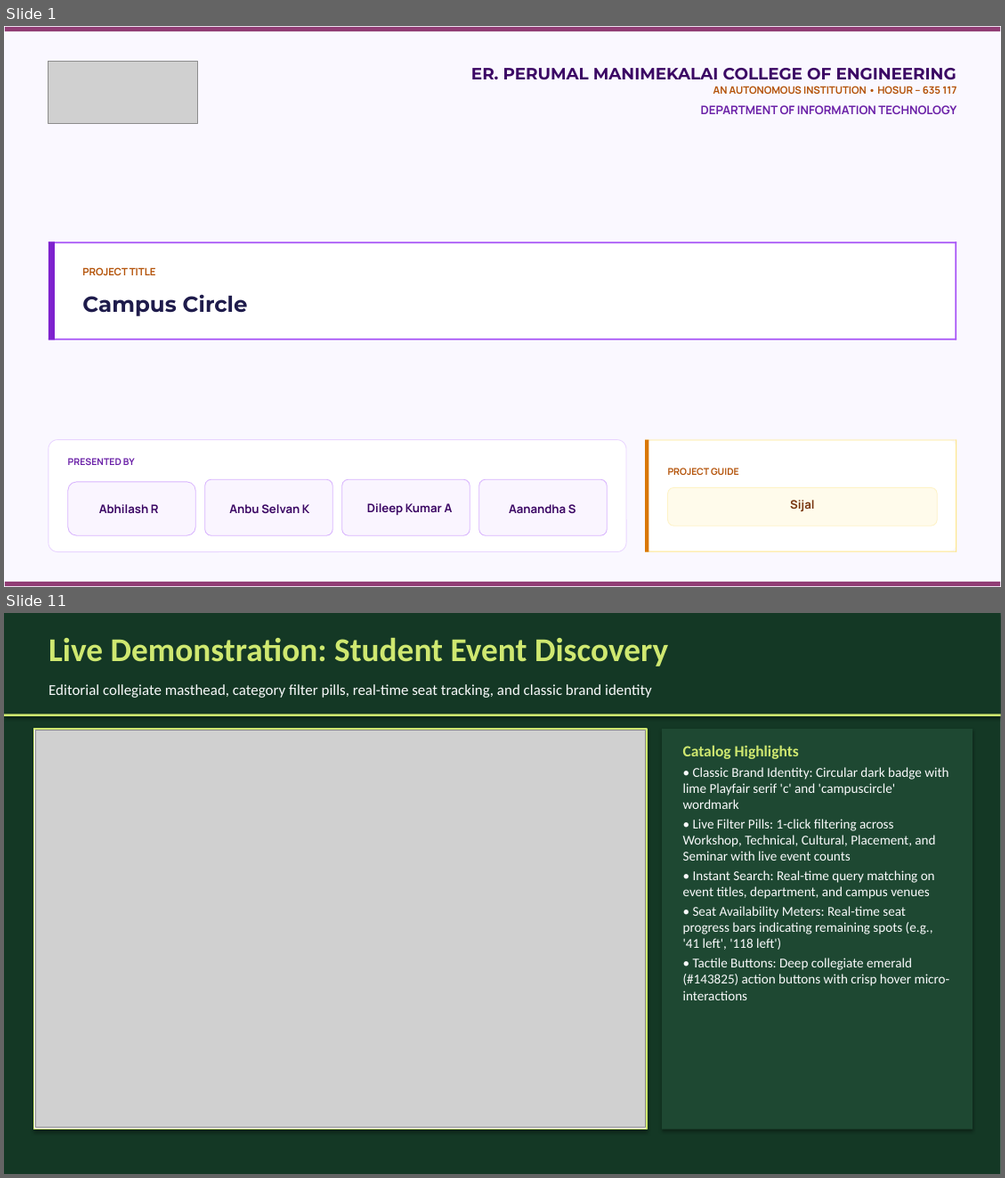
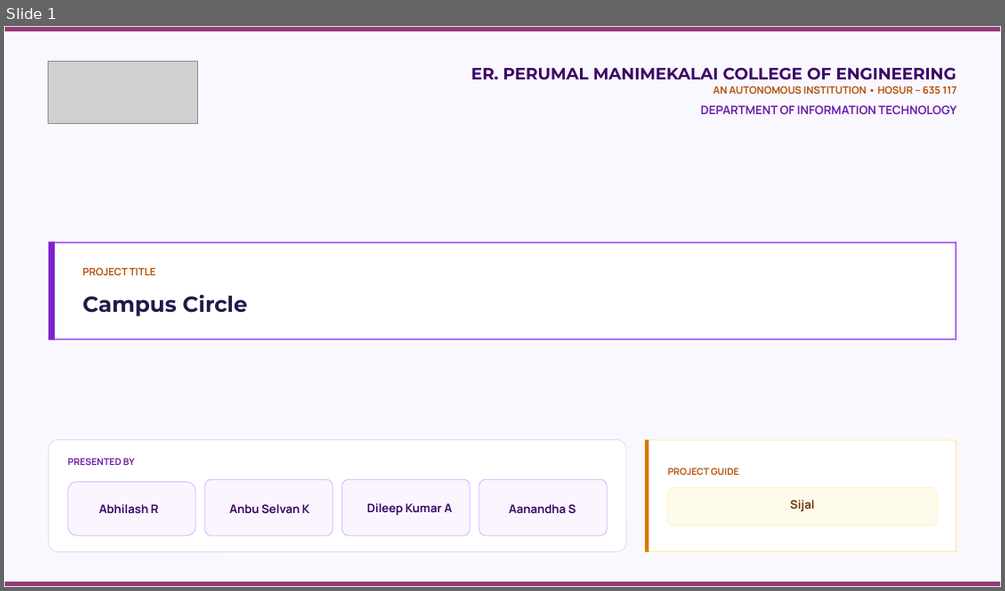
Before and after one commit to Abhi7Prajapathi/Events, a slide deck: CampusCircle_Presentation.pptx. Shown one above the other, each under a label of ours: slides 1 and 11 before the commit, slide 1 after it; the slides between them are not shown. The pictures are 1005x1178 and 1005x591 pixels, drawn with LibreOffice and Linux fonts; fonts in the diff are those of the drawing; grey boxes stand for pictures; background and template pictures are left out. Boxes give left, top, right and bottom in pixels: in the first picture for what was removed or moved away, otherwise in the second. Text is boxed around its words. In the diff, an @@ line names an element or a change of style, - is before the commit and + after.

Commit message:
docs: condense presentation into crisp 9-slide conference deck

```diff
--- a/CampusCircle_Presentation.pptx
+++ b/CampusCircle_Presentation.pptx
@@ slide 11 removed at [4, 613, 1001, 1174], background #FFFFFF @@
@@ rectangle removed at [4, 613, 1001, 1174] @@
@@ rectangle removed at [4, 613, 1001, 714] @@
@@ text removed at [48, 638, 668, 666] @@
-Live Demonstration: Student Event Discovery
@@ text removed at [48, 684, 652, 698] @@
-Editorial collegiate masthead, category filter pills, real-time seat tracking, and classic brand identity
@@ rectangle removed at [4, 714, 1001, 716] @@
@@ rectangle removed at [34, 729, 647, 1129] @@
@@ picture removed at [35, 730, 646, 1127] @@
@@ rectangle removed at [662, 729, 972, 1129] @@
@@ text removed at [683, 745, 950, 1000] @@
-Catalog Highlights
-• Classic Brand Identity: Circular dark badge with lime Playfair serif 'c' and 'campuscircle' wordmark
-• Live Filter Pills: 1-click filtering across Workshop, Technical, Cultural, Placement, and Seminar with live event counts
-• Instant Search: Real-time query matching on event titles, department, and campus venues
-• Seat Availability Meters: Real-time seat progress bars indicating remaining spots (e.g., '41 left', '118 left')
-• Tactile Buttons: Deep collegiate emerald (#143825) action buttons with crisp hover micro-interactions
```
Also in this commit, not shown: 3 slides changed, 5 slides added, 11 other slides removed, 1 other file.
